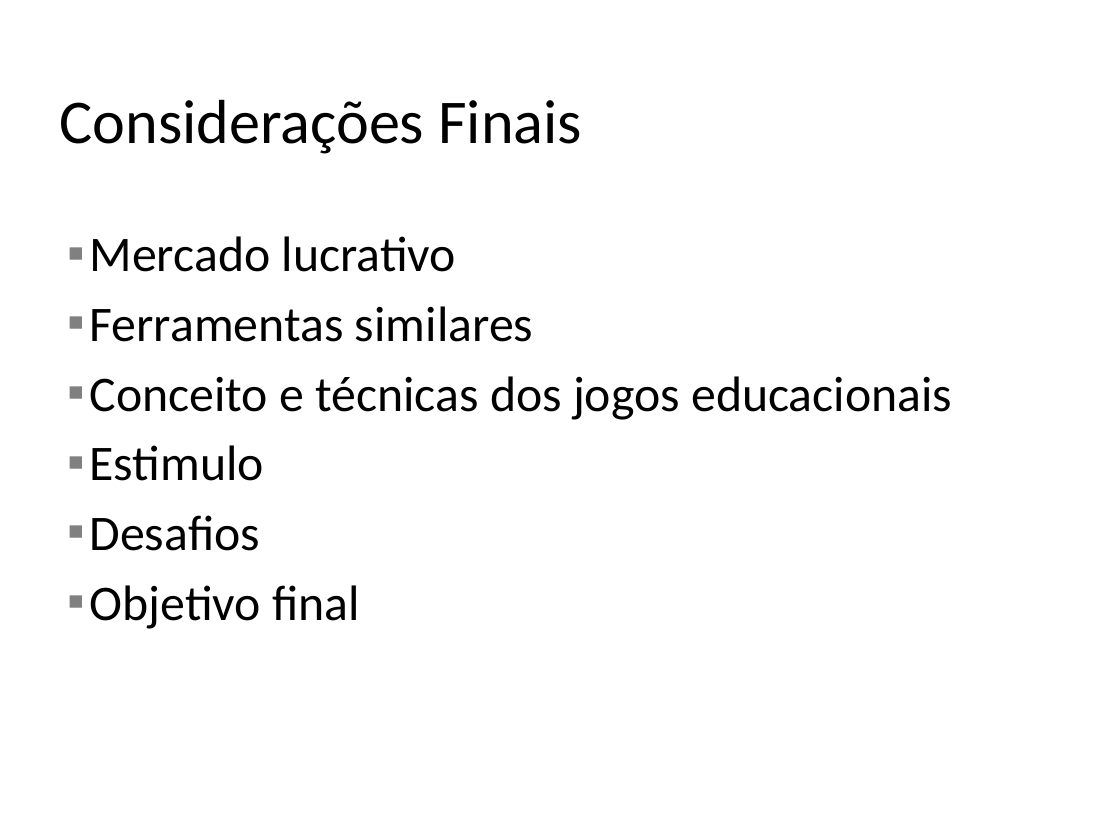
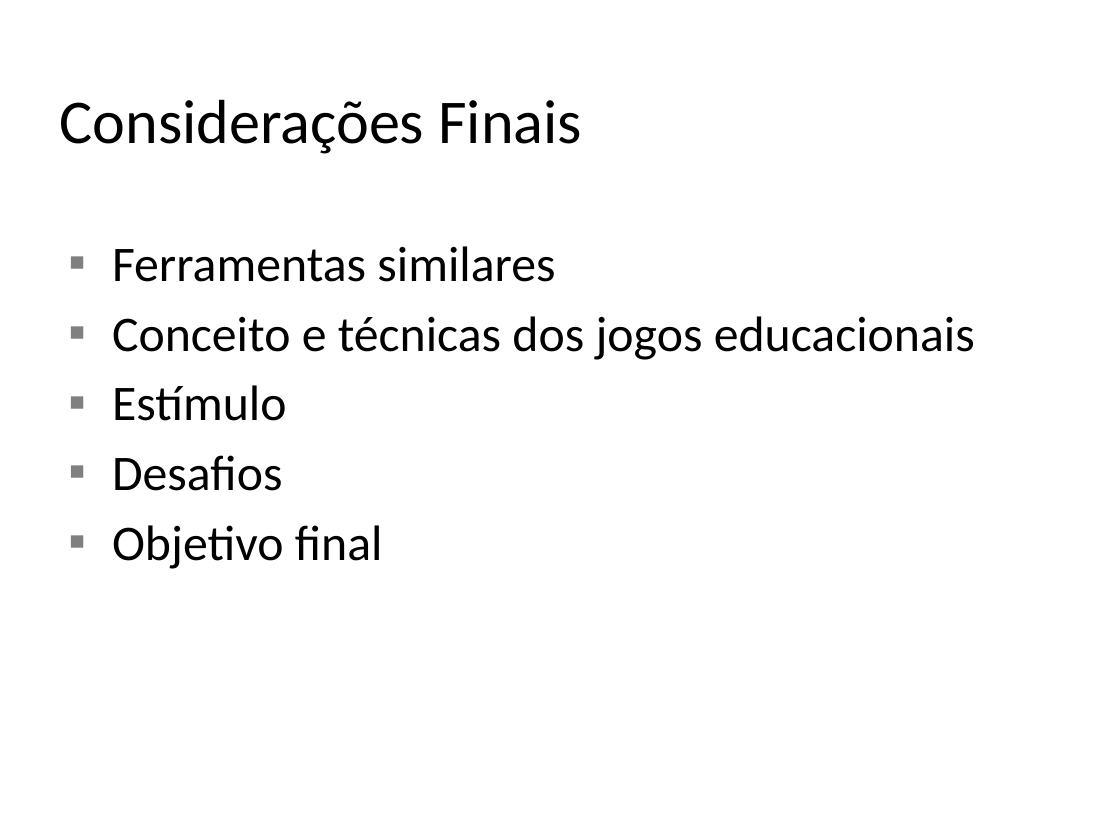
Before and after one commit to zehamarall/tcc, a slide deck: slide 22 of Doc/Apresentacao TCCII.pptx (slide 20 before the commit). Drawn at 1120x840 pixels with LibreOffice and Linux fonts; fonts in the diff are those of the drawing; background and template pictures are left out. Boxes give left, top, right and bottom in pixels: in the first picture for what was removed or moved away, otherwise in the second. Text is boxed around its words. In the diff, an @@ line names an element or a change of style, - is before the commit and + after.

```diff
--- a/Doc/Apresentacao TCCII.pptx
+++ b/Doc/Apresentacao TCCII.pptx
@@ text "Ferramentas similares": place and size @@
-text "Ferramentas similares" at (90,236,952,629)
+text "Ferramentas similares" at (112,246,975,569)
@@ text "Ferramentas similares" at (112,246,975,569): vertical alignment middle to top @@
@@ text at (90,236,456,272): paragraph removed @@
-▪ Mercado lucrativo
@@ text at (112,246,975,569): indent changed @@
@@ text at (112,385,286,421): text changed @@
-▪ Estimulo
+▪ Estímulo
```
Also in this commit, not shown: 10 other slides changed, 12 slides added, 10 slides removed, 1 other file.
